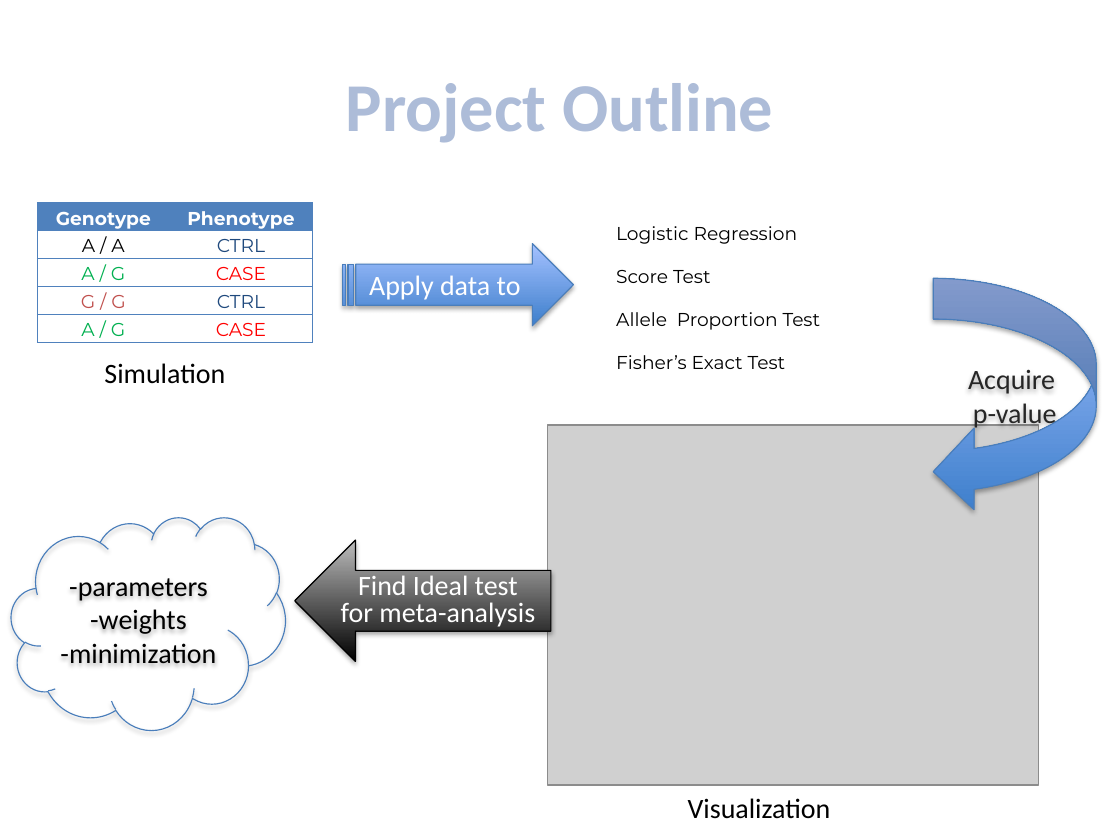
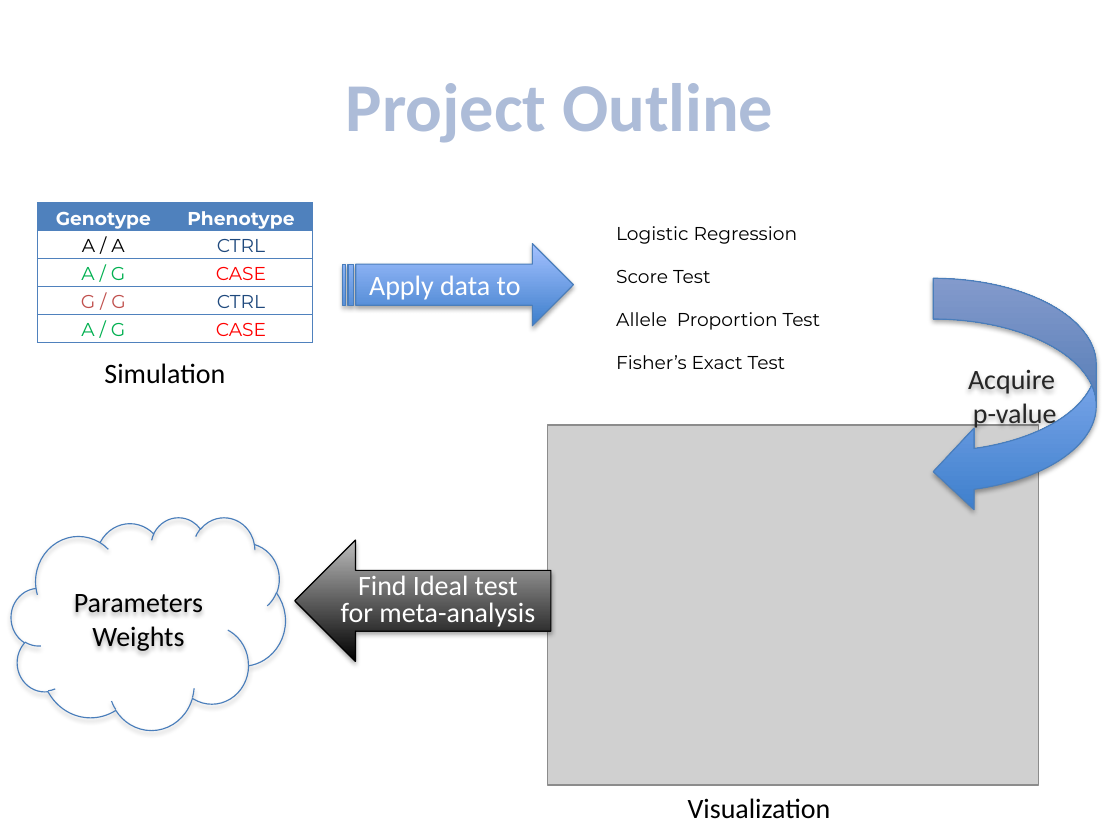
Before and after one commit to lankrist/ph_meta-analysis, a slide deck: slide 4 of meta_analysis_presentationupdate.pptx. Drawn at 1120x840 pixels with LibreOffice and Linux fonts; fonts in the diff are those of the drawing; grey boxes stand for pictures. Boxes give left, top, right and bottom in pixels: in the first picture for what was removed or moved away, otherwise in the second. Text is boxed around its words. In the diff, an @@ line names an element or a change of style, - is before the commit and + after.

Commit message:
powerpoint project outline

```diff
--- a/meta_analysis_presentationupdate.pptx
+++ b/meta_analysis_presentationupdate.pptx
@@ text in cloud at (74, 594, 203, 651): text changed @@
--parameters
--weights
--minimization
+Parameters
+Weights
```
Also in this commit, not shown: 4 other files.
